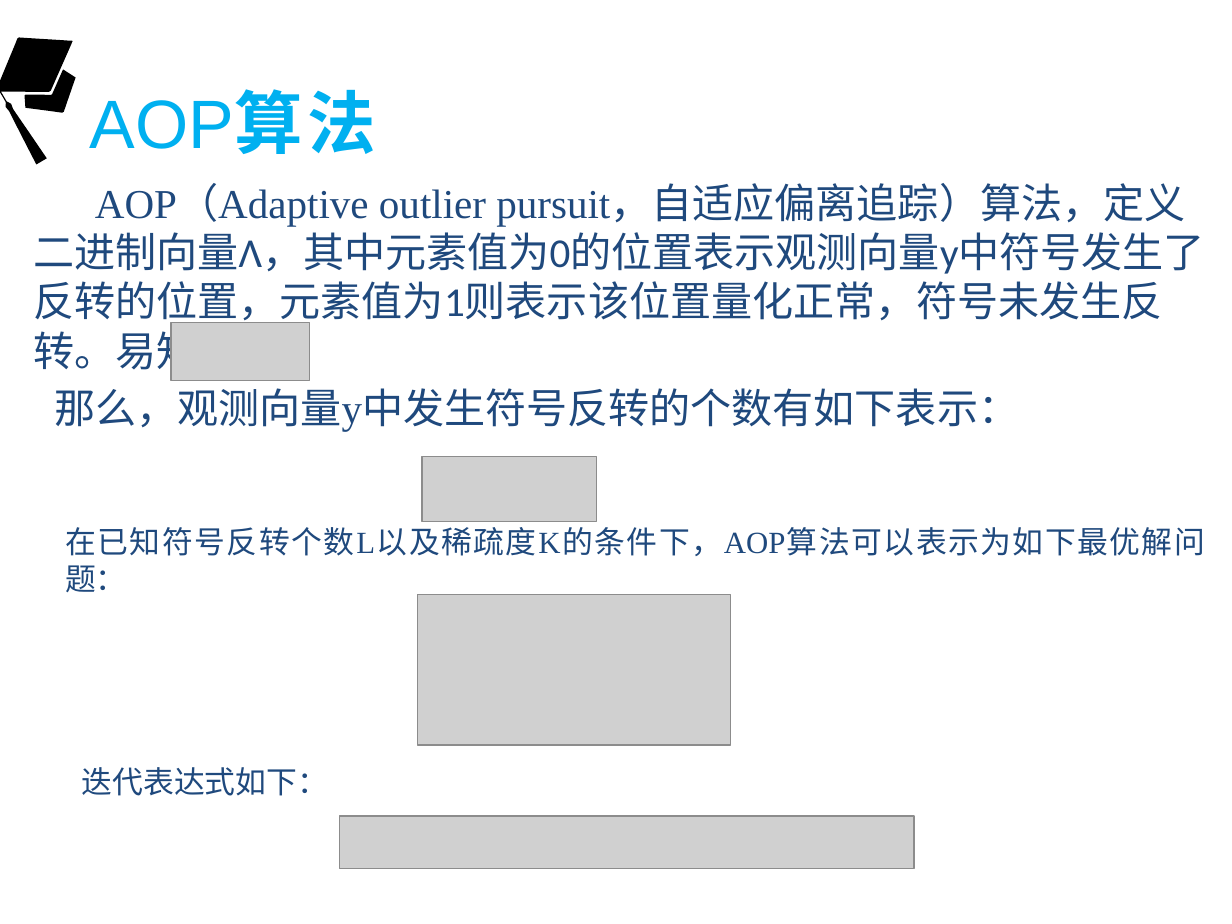
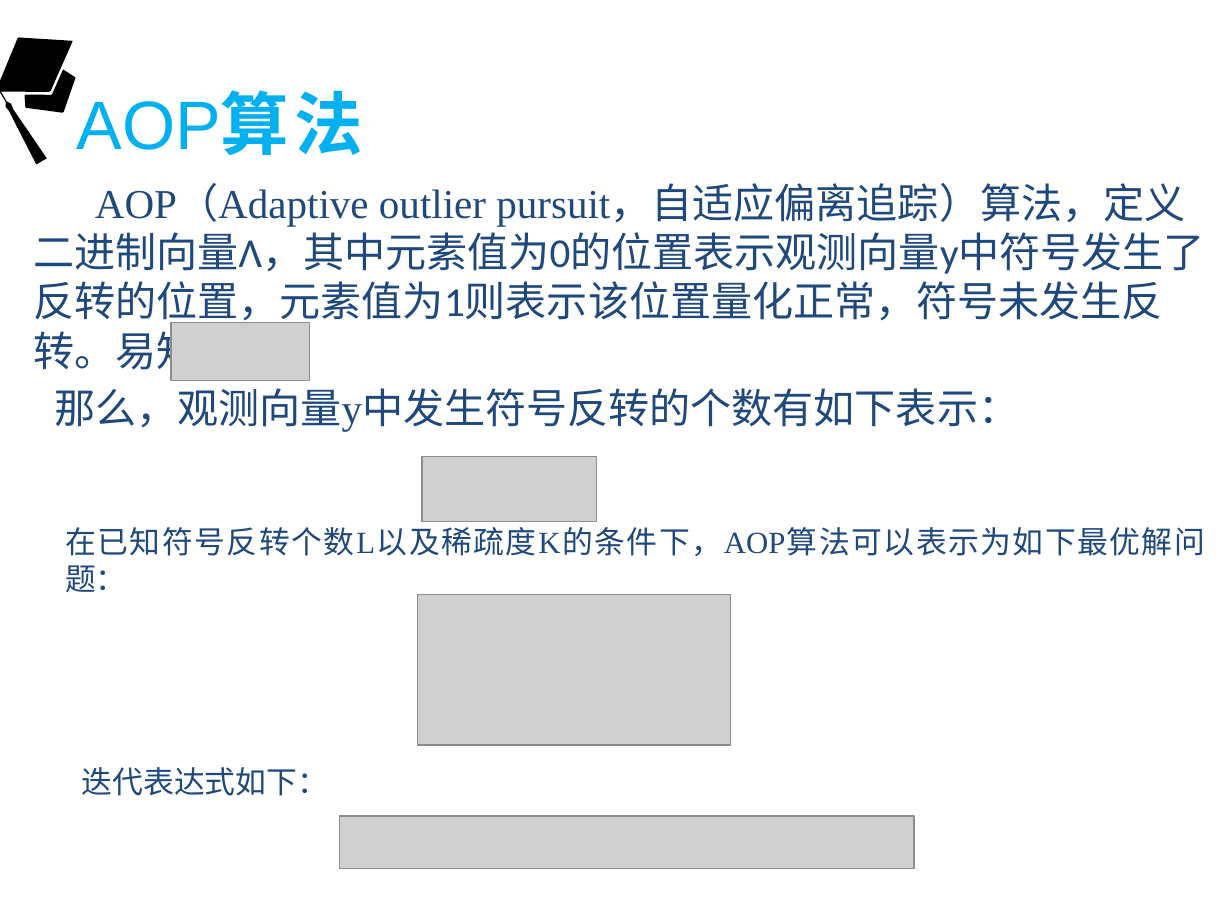
Before and after one commit to cyq7on/MyPaper_Xhu, a slide deck: slide 13 of 答辩.pptx. Drawn at 1232x924 pixels with LibreOffice and Linux fonts; fonts in the diff are those of the drawing; grey boxes stand for pictures; background and template pictures are left out. Boxes give left, top, right and bottom in pixels: in the first picture for what was removed or moved away, otherwise in the second. Text is boxed around its words. In the diff, an @@ line names an element or a change of style, - is before the commit and + after.

```diff
--- a/答辩.pptx
+++ b/答辩.pptx
@@ text "AOP算法": place and size @@
-text "AOP算法" at (90,94,376,154)
+text "AOP算法" at (76,94,362,155)
```
Also in this commit, not shown: 4 other slides changed, 7 slides added, 1 other file.
